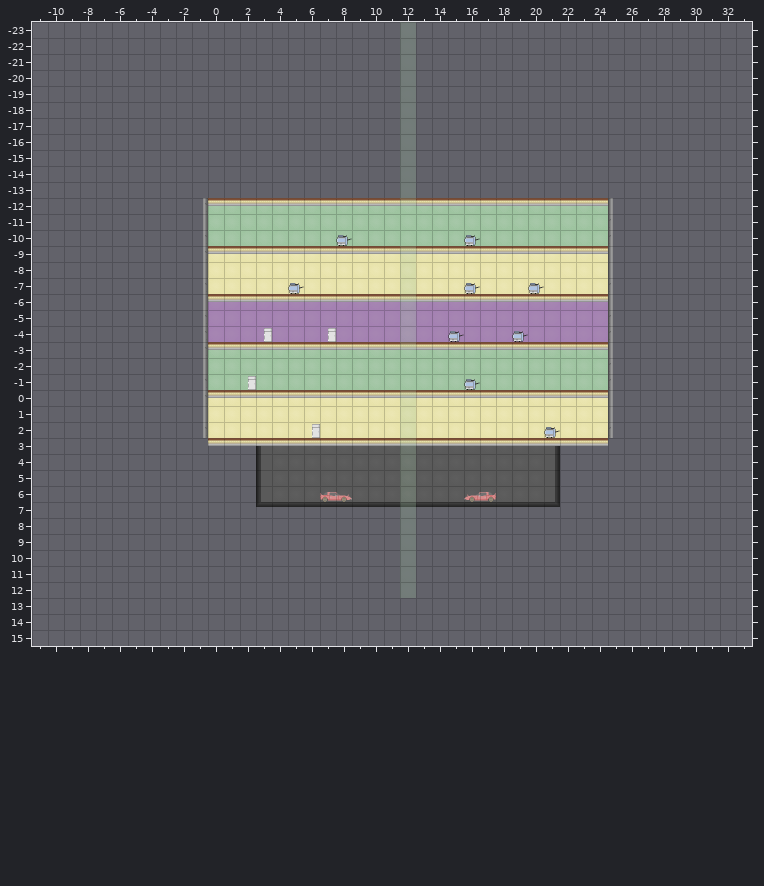
An edit to a level. Tiled map, Assets/Tiled/Tilemaps/GameWorld.tmx. This is how it looked before the edit.
Cells are 32x32 px. Shown: x -11..33, y -23..15. Layer "bg/backgroundColor #2" is drawn 0,-288 px off the grid. Layer "floors/Copy of floors" is drawn 0,-288 px off the grid.
Once edited:
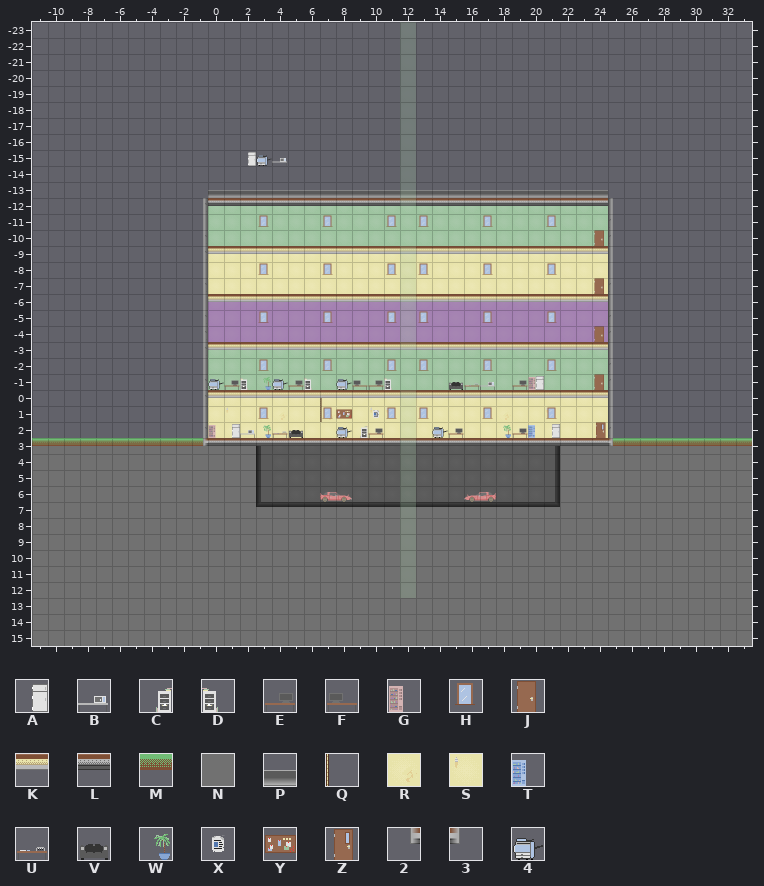
Key: from "Fridge": A 0; from "Microwave": B 0; from "Office Tileset": C 0, D 0 flipped left-right, E 1, F 1 flipped left-right, G 2, H 3, J 5, K 16, L 18, M 26, N 34, P 77, Q 106, R 107, S 108, T 120, U 121, V 122, W 123, X 124, Y 125, Z 126, 2 135, 3 136; from "Photocopier": 4 0.
_ is an empty cell.
Objects are placed by their top-left corner, in cells (3,4 is the top-left corner of cell 3,4); size is 1x1 cell unless given.
Tiles of an added or newly shown layer are drawn over the layers below it.
Edits made:
Layer "Tile Layer 11" (added):
y 3: x -11..2 ______________ -> NNNNNNNNNNNNNN; x 22..33 ____________ -> NNNNNNNNNNNN
Layer "bg/backgroundColor":
y 3: x -11..-1 ___________ -> MMMMMMMMMMM; x 24..33 __________ -> MMMMMMMMMM
Layer "bg/backgroundColor #2":
y 10: x 7 _ -> R; x 10..11 __ -> SS; x 21 _ -> S
Layer "interior walls" (added):
y 0..1: x 7 _ -> Q
Layer "floors/floors":
y 3: x 0..2 KKK -> LLL; x 22..24 KKK -> LLL
Layer "floors/Copy of floors":
y -4: x 0..24 _________________________ -> PPPPPPPPPPPPPPPPPPPPPPPPP
y -3: x 0..24 KKKKKKKKKKKKKKKKKKKKKKKKK -> LLLLLLLLLLLLLLLLLLLLLLLLL
y 12: x -1 _ -> 2; x 3..21 ___________________ -> LLLLLLLLLLLLLLLLLLL; x 25 _ -> 3
Layer "decorations" (added):
y -11: x 3 _ -> H; x 7 _ -> H; x 11 _ -> H; x 13 _ -> H; x 17 _ -> H; x 21 _ -> H
y -10: x 24 _ -> J
y -8: x 3 _ -> H; x 7 _ -> H; x 11 _ -> H; x 13 _ -> H; x 17 _ -> H; x 21 _ -> H
y -7: x 24 _ -> J
y -5: x 3 _ -> H; x 7 _ -> H; x 11 _ -> H; x 13 _ -> H; x 17 _ -> H; x 21 _ -> H
y -4: x 24 _ -> J
y -2: x 3 _ -> H; x 7 _ -> H; x 11 _ -> H; x 13 _ -> H; x 17 _ -> H; x 21 _ -> H
y -1: x 1..3 ___ -> EDW; x 5..6 __ -> ED; x 9..11 ___ -> FED; x 15..16 __ -> VU; x 19..20 __ -> EG; x 24 _ -> J
y 1: x 3 _ -> H; x 7..8 __ -> HY; x 10..11 __ -> XH; x 13 _ -> H; x 17 _ -> H; x 21 _ -> H
y 2: x 0 _ -> G; x 3..5 ___ -> WUV; x 9..10 __ -> CE; x 15 _ -> E; x 18..20 ___ -> WET; x 24 _ -> Z
Layer "objects":
changed: 4 "Copier" at 20,-7 -> 4 "Copier" at 3,-15
changed: A "Fridge" at 2,-1 -> A "Fridge" at 21,2
added: A "Fridge" at 2,-15
added: B "Microwave" at 4,-15
added: 4 "Copier" at 4,-1
added: 4 "Copier" at 8,-1
added: 4 "Copier" at 0,-1
added: B "Microwave" at 17,-1
added: A "Fridge" at 20,-1
added: A "Fridge" at 1,2
added: B "Microwave" at 2,2
added: 4 "Copier" at 8,2
added: 4 "Copier" at 14,2
removed: 4 "Copier" at 16,-10
removed: 4 "Copier" at 8,-10
removed: 4 "Copier" at 16,-7
removed: 4 "Copier" at 5,-7
removed: 4 "Copier" at 19,-4
removed: A "Fridge" at 7,-4
removed: A "Fridge" at 3,-4
removed: 4 "Copier" at 15,-4
removed: 4 "Copier" at 16,-1
removed: 4 "Copier" at 21,2
removed: A "Fridge" at 6,2
